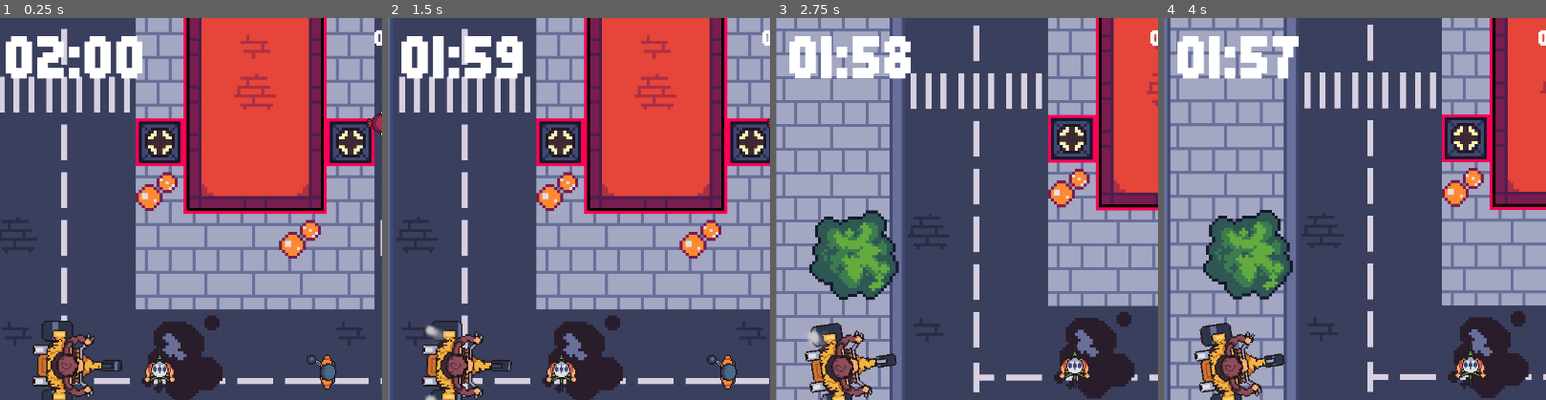
Above: before the commit, frames 1-4 (left to right).
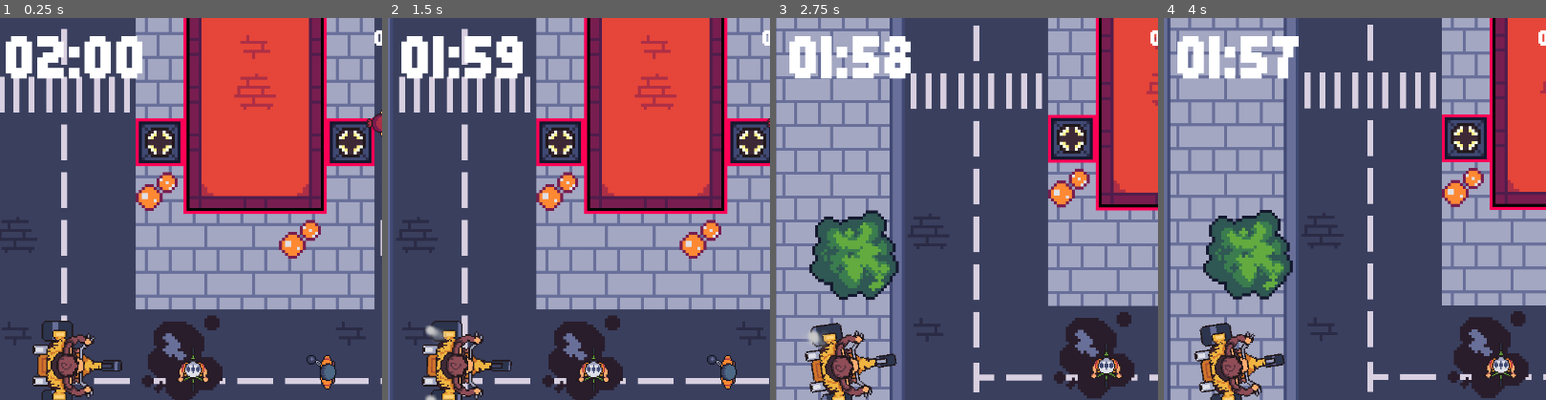
Above: after the commit, the same moments.

Repository: freesstylers/GoofyAhhCar
Game: Godot game, scene res://Assets/Scenes/Maps/Prueba Tileset 1.tscn
Two runs of this game, one before a commit and one after it. Both use one fixed random seed, a clock stepped at 60 frames per second and the inputs below. This scene is started directly instead of the project's main scene.
Inputs:
- Up to frame 1 (0.25 s): no input
- Up to frame 2 (1.5 s): hold D (right) 0.53-1.28 s; tap E (horny) at 0.6, 1.35 s; hold S (back) from 1.28 s (still down)
- Up to frame 3 (2.75 s): release S (back) at 2.03 s; hold D (right) from 2.03 s (still down); tap E (horny) at 2.1 s
- Up to frame 4 (4 s): release D (right) at 2.78 s; hold Space (Accelerate) 2.78-3.53 s; tap E (horny) at 2.85, 3.6 s; hold A (left) from 3.53 s (still down)
The pictures show only the part of the screen within x 40-90%, y 4-54%; the shares and areas given below are measured in that part.

The runs differ from the first frame. In frame 1, 0.6% of the frame differs, in the area x 37-55%, y 86-98%; in frame 2, 0.6%; in frame 3, 0.6%; in frame 4, 0.6%.

Commit message:
Arreglado amplitud y particula

Diff:
--- a/clusy-cart/Assets/Prefabs/NPC/Ciclista/CiclistaNPC.gd
+++ b/clusy-cart/Assets/Prefabs/NPC/Ciclista/CiclistaNPC.gd
@@ -28,3 +28,6 @@
 	super.die()
 	canMove = false
 	($Zigzag as ZigZag).StopZigZag()
+	var particles = $DeathParticles as CPUParticles2D
+	if particles != null:
+		particles.global_position = ($Zigzag as ZigZag).global_position
--- a/clusy-cart/Assets/Prefabs/NPC/Ciclista/CiclistaNPC.tscn
+++ b/clusy-cart/Assets/Prefabs/NPC/Ciclista/CiclistaNPC.tscn
@@ -57,7 +57,7 @@
 disabled = true
 debug_color = Color(0.886275, 0.0745098, 0.776471, 1)
 script = ExtResource("2_ys6lk")
-amplitude = 5.0
+amplitude = 2.5
 frecuency = 10.0
 
 [node name="Sprite2D" type="AnimatedSprite2D" parent="Zigzag"]
